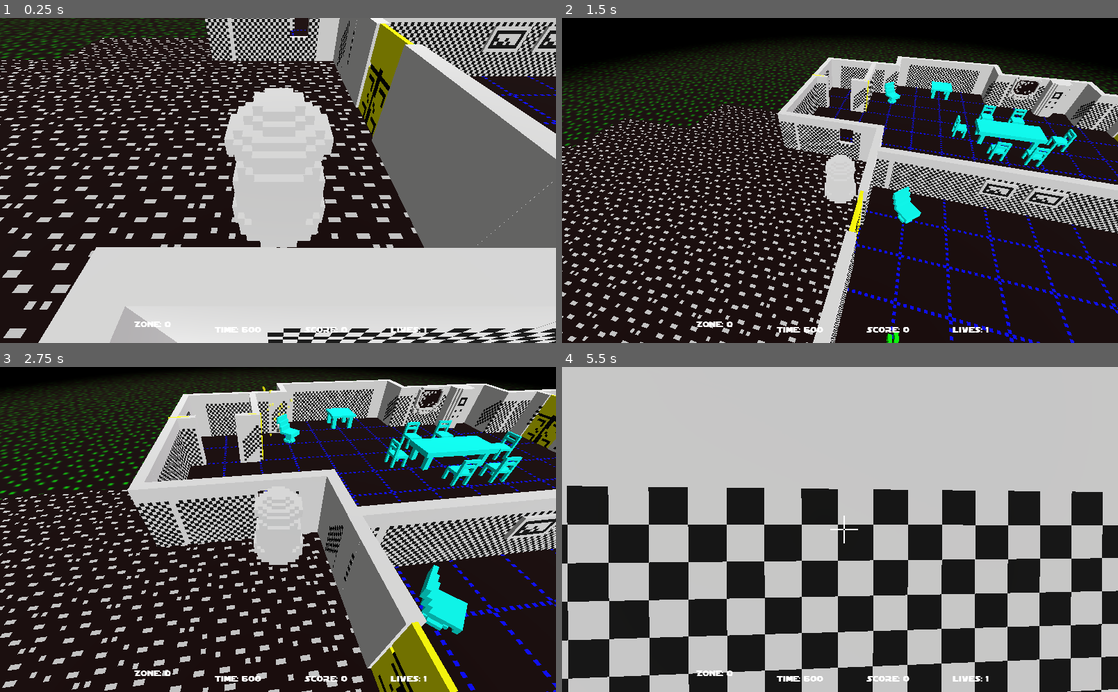
Above: before the commit, frames 1-4 (two rows, left to right).
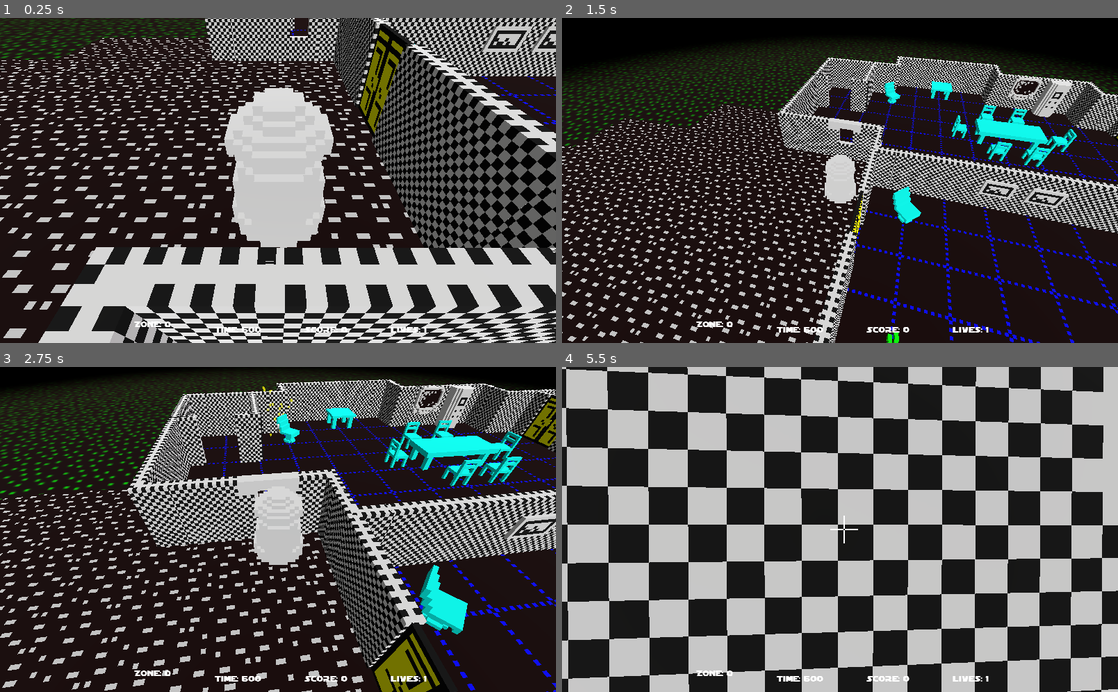
Above: after the commit, the same moments.

Repository: SteveSmith16384/LaserSquadFPS
Game: Godot game, scene res://Main.tscn
Two runs of this game, one before a commit and one after it. Both use one fixed random seed, a clock stepped at 60 frames per second and the inputs below.
Inputs (mouse positions are in pixels of both pictures, inside the frame that each line leads up to):
- Up to frame 1 (0.25 s): no input
- Up to frame 2 (1.5 s): move the mouse to (867, 180) at 0.52 s; hold W (move_forward) from 0.53 s (still down); tap 2 (camera_back) at 0.6 s; move the mouse to (812, 180) at 1.27 s; tap 1 (camera_fwd) at 1.35 s
- Up to frame 3 (2.75 s): keep holding W (move_forward); move the mouse to (289, 523) at 2.02 s; press the mouse at (289, 523) at 2.03 s
- Up to frame 4 (5.5 s): keep holding W (move_forward); move the mouse to (834, 536) at 2.77 s; release the mouse at (834, 536) at 2.78 s; tap F (toggle_first_person) at 2.85 s; move the mouse to (878, 532) at 3.52 s; tap 2 (camera_back) at 3.6 s; move the mouse to (795, 526) at 4.27 s; tap 1 (camera_fwd) at 4.35 s; move the mouse to (845, 529) at 5.02 s; press the mouse at (845, 529) at 5.03 s

The runs differ from the first frame. In frame 1, 18% of the frame differs, in the area x 8-100%, y 0-100%; in frame 2, 3.0%; in frame 3, 7.9%; in frame 4, 18%, in the area x 0-98%, y 0-39%.

Commit message:
Tweaked models to look better

Diff:
--- a/src/Door1.tscn
+++ b/src/Door1.tscn
@@ -11,7 +11,7 @@
 extents = Vector3( 0.395169, 0.720715, 0.095427 )
 
 [sub_resource type="BoxShape" id=3]
-extents = Vector3( 0.771012, 0.943699, 0.131708 )
+extents = Vector3( 0.771012, 0.943699, 0.233496 )
 
 [node name="Door1" type="Spatial"]
 script = ExtResource( 3 )
Not shown, changed: src/Assets/models/the_assassins/door1_left.obj
Not shown, changed: src/Assets/models/the_assassins/door1_right.obj
Not shown, changed: src/Assets/models/the_assassins/generator.obj
Not shown, changed: src/Assets/models/the_assassins/wall.obj
Not shown, changed: src/Assets/models/the_assassins/wall_corner.obj
Not shown, changed: src/Assets/models/the_assassins/wall_half.obj
Not shown, changed: vox/the_assassins/door1_left.vox
Not shown, changed: vox/the_assassins/door1_right.vox
Not shown, changed: vox/the_assassins/generator.vox
Not shown, changed: vox/the_assassins/wall.vox
Not shown, changed: vox/the_assassins/wall_corner.vox
Not shown, changed: vox/the_assassins/wall_half.vox
